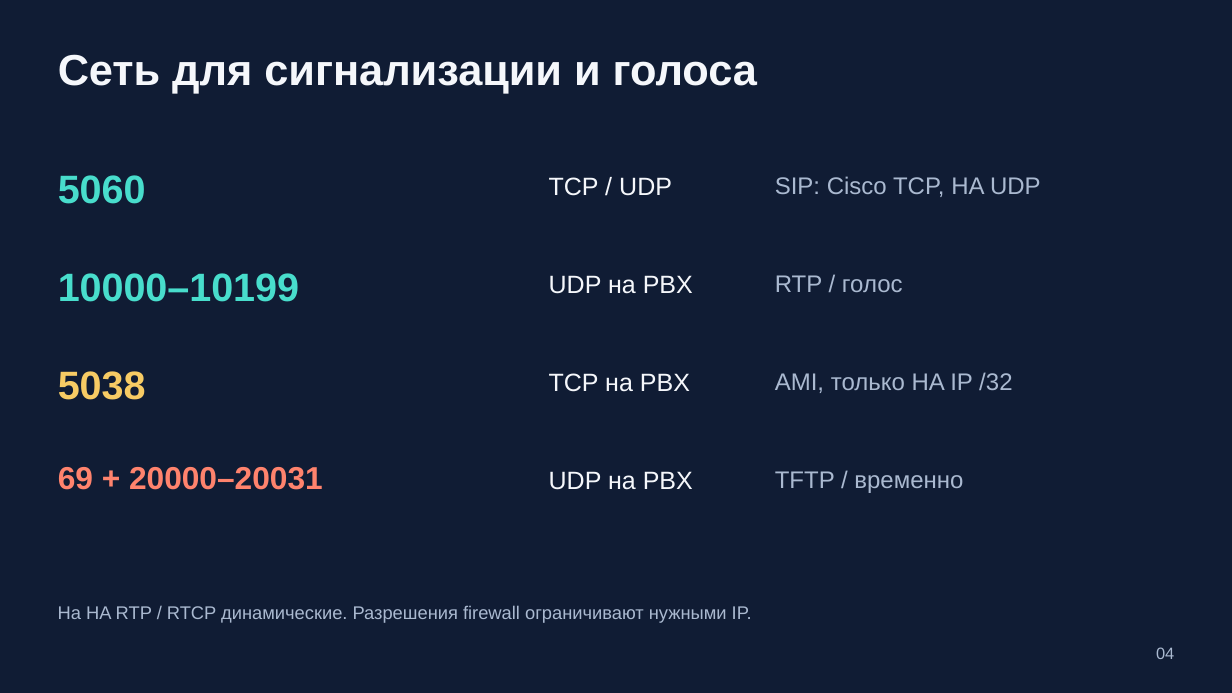
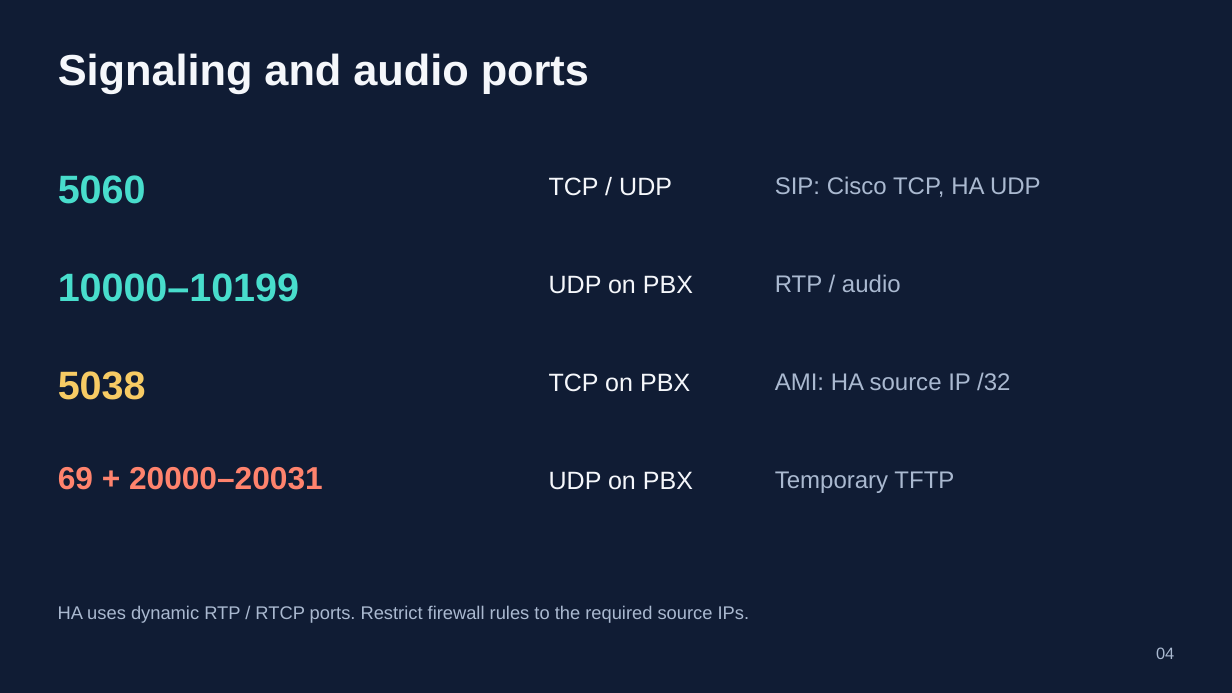
Before and after one commit to 4alvit/cisco-home-telephony, a slide deck: slide 4 of docs/slides/cisco-home-telephony.pptx. Drawn at 1232x693 pixels with LibreOffice and Linux fonts; fonts in the diff are those of the drawing. Boxes give left, top, right and bottom in pixels: in the first picture for what was removed or moved away, otherwise in the second. Text is boxed around its words. In the diff, an @@ line names an element or a change of style, - is before the commit and + after.

```diff
--- a/docs/slides/cisco-home-telephony.pptx
+++ b/docs/slides/cisco-home-telephony.pptx
@@ text at bbox=[58, 53, 589, 93]: text changed @@
-Сеть для сигнализации и голоса
+Signaling and audio ports
@@ text at bbox=[549, 275, 693, 294]: text changed @@
-UDP на PBX
+UDP on PBX
@@ text at bbox=[775, 274, 901, 292]: text changed @@
-RTP / голос
+RTP / audio
@@ text at bbox=[549, 373, 690, 392]: text changed @@
-TCP на PBX
+TCP on PBX
@@ text at bbox=[775, 372, 1010, 390]: text changed @@
-AMI, только HA IP /32
+AMI: HA source IP /32
@@ text at bbox=[549, 471, 693, 490]: text changed @@
-UDP на PBX
+UDP on PBX
@@ text at bbox=[775, 471, 954, 493]: text changed @@
-TFTP / временно
+Temporary TFTP
@@ text at bbox=[58, 605, 750, 623]: text changed @@
-На HA RTP / RTCP динамические. Разрешения firewall ограничивают нужными IP.
+HA uses dynamic RTP / RTCP ports. Restrict firewall rules to the required source IPs.
```
Also in this commit, not shown: 12 other slides changed, 1 slide added, 1 slide removed, 22 other files.
